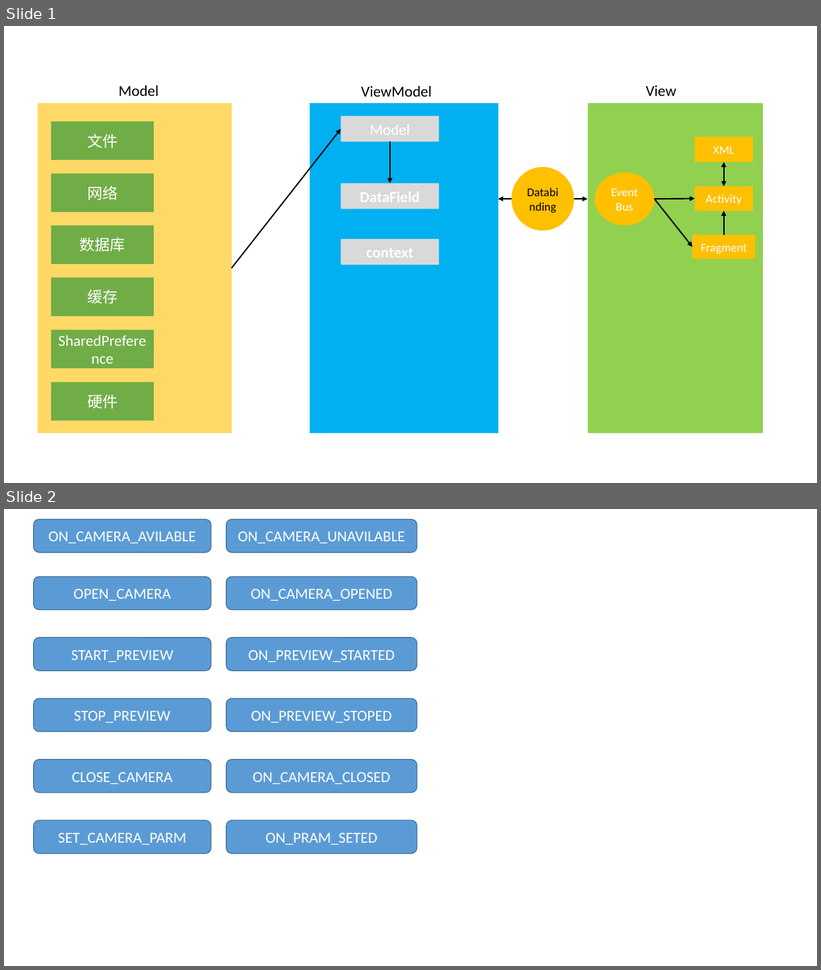
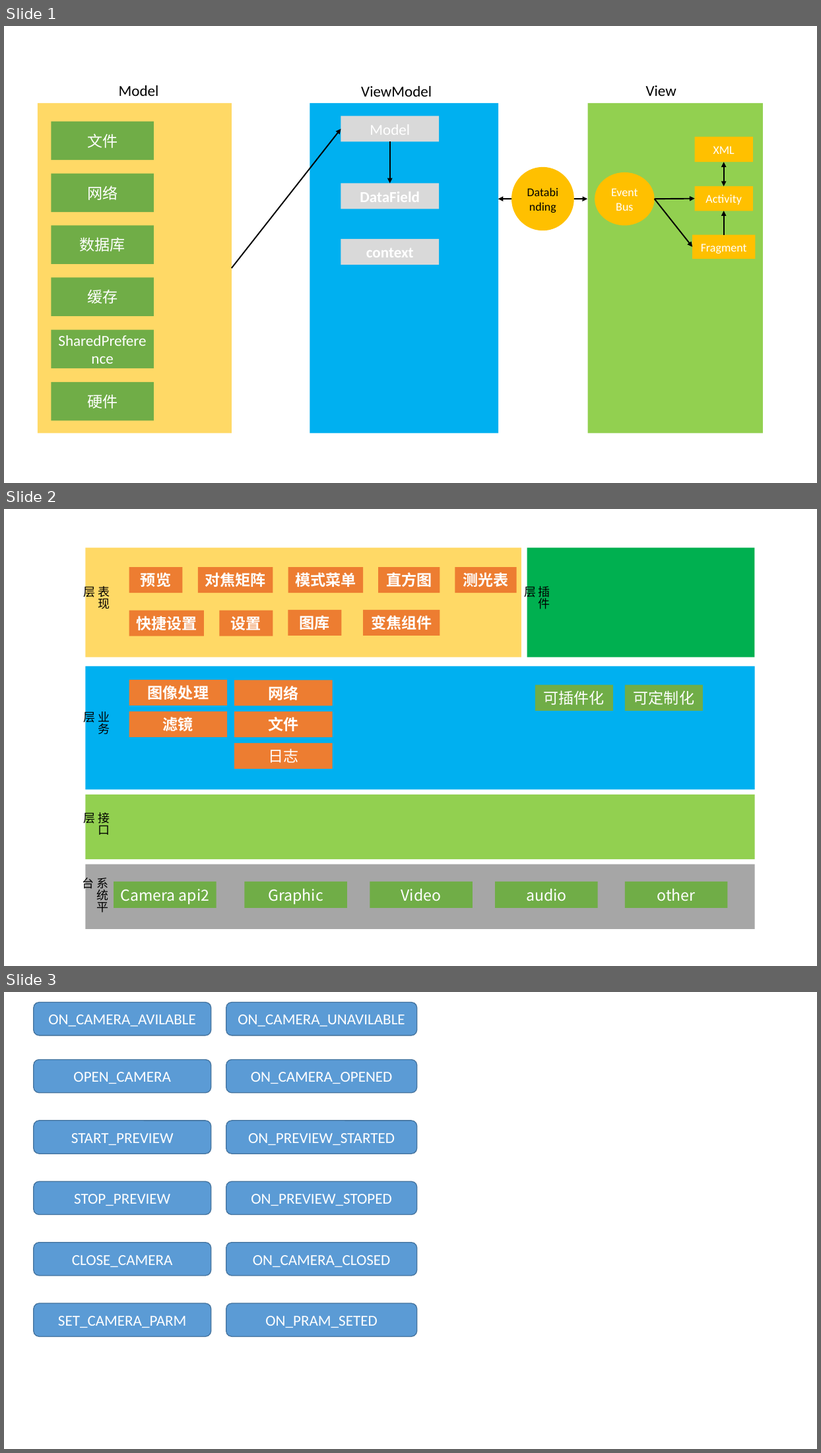
Before and after one commit to OkayCamera/OkayCamera-Android, a slide deck: doc/FramworkDesign.pptx. Shown one above the other, each under a label of ours: slides 1 and 2 before the commit, slides 1, 2 and 3 after it. The pictures are 821x970 and 821x1453 pixels, drawn with LibreOffice and Linux fonts; fonts in the diff are those of the drawing. Boxes give left, top, right and bottom in pixels: in the first picture for what was removed or moved away, otherwise in the second. Text is boxed around its words. In the diff, an @@ line names an element or a change of style, - is before the commit and + after.

```diff
--- a/doc/FramworkDesign.pptx
+++ b/doc/FramworkDesign.pptx
@@ slide 2 added at <box>4,509,817,966</box>, background #FFFFFF @@
@@ rectangle added at <box>86,547,522,657</box>, fill #FFD966 @@
@@ rectangle added at <box>527,547,755,657</box>, fill #00B050 @@
@@ rectangle added at <box>129,567,182,593</box>, fill #ED7D31, 18 pt, text #FFFFFF, bold @@
+预览
@@ rectangle added at <box>198,567,273,593</box>, fill #ED7D31, 18 pt, text #FFFFFF, bold @@
+对焦矩阵
@@ rectangle added at <box>288,567,363,593</box>, fill #ED7D31, 18 pt, text #FFFFFF, bold @@
+模式菜单
@@ rectangle added at <box>378,567,440,593</box>, fill #ED7D31, 18 pt, text #FFFFFF, bold @@
+直方图
@@ rectangle added at <box>455,567,517,593</box>, fill #ED7D31, 18 pt, text #FFFFFF, bold @@
+测光表
@@ text added at <box>84,586,110,725</box>, 14 pt, text #000000 @@
+表现层
@@ text added at <box>539,586,550,609</box>, 14 pt, text #000000 @@
+插件层
@@ rectangle added at <box>129,610,204,636</box>, fill #ED7D31, 18 pt, text #FFFFFF, bold @@
+快捷设置
@@ rectangle added at <box>219,610,273,636</box>, fill #ED7D31, 18 pt, text #FFFFFF, bold @@
+设置
@@ rectangle added at <box>288,610,342,636</box>, fill #ED7D31, 18 pt, text #FFFFFF, bold @@
+图库
@@ rectangle added at <box>363,610,440,636</box>, fill #ED7D31, 18 pt, text #FFFFFF, bold @@
+变焦组件
@@ rectangle added at <box>86,666,756,789</box>, fill #00B0F0 @@
@@ rectangle added at <box>129,680,227,706</box>, fill #ED7D31, 18 pt, text #FFFFFF, bold @@
+图像处理
@@ rectangle added at <box>234,681,333,706</box>, fill #ED7D31, 18 pt, text #FFFFFF, bold @@
+网络
@@ rectangle added at <box>535,685,613,712</box>, fill #70AD47, 18 pt, text #FFFFFF @@
+可插件化
@@ rectangle added at <box>625,685,703,712</box>, fill #70AD47, 18 pt, text #FFFFFF @@
+可定制化
@@ text added at <box>84,712,110,826</box>, 14 pt, text #000000 @@
+业务层
@@ rectangle added at <box>129,712,227,737</box>, fill #ED7D31, 18 pt, text #FFFFFF, bold @@
+滤镜
@@ rectangle added at <box>234,712,333,737</box>, fill #ED7D31, 18 pt, text #FFFFFF, bold @@
+文件
@@ rectangle added at <box>234,743,333,769</box>, fill #ED7D31, 18 pt, text #FFFFFF @@
+日志
@@ rectangle added at <box>86,795,756,859</box>, fill #92D050 @@
@@ text added at <box>98,813,110,835</box>, 14 pt, text #000000 @@
+接口层
@@ rectangle added at <box>86,865,756,929</box>, fill #A6A6A6 @@
@@ text added at <box>96,878,108,913</box>, 14 pt, text #000000 @@
+系统平台
@@ rectangle added at <box>114,882,217,908</box>, fill #70AD47, 18 pt, text #FFFFFF @@
+Camera api2
@@ rectangle added at <box>244,882,347,908</box>, fill #70AD47, 18 pt, text #FFFFFF @@
+Graphic
@@ rectangle added at <box>370,882,473,908</box>, fill #70AD47, 18 pt, text #FFFFFF @@
+Video
@@ rectangle added at <box>495,882,597,908</box>, fill #70AD47, 18 pt, text #FFFFFF @@
+audio
@@ rectangle added at <box>625,882,727,908</box>, fill #70AD47, 18 pt, text #FFFFFF @@
+other
@@ what was slide 2 is now slide 3 @@
```
Also in this commit, not shown: 37 other files.
